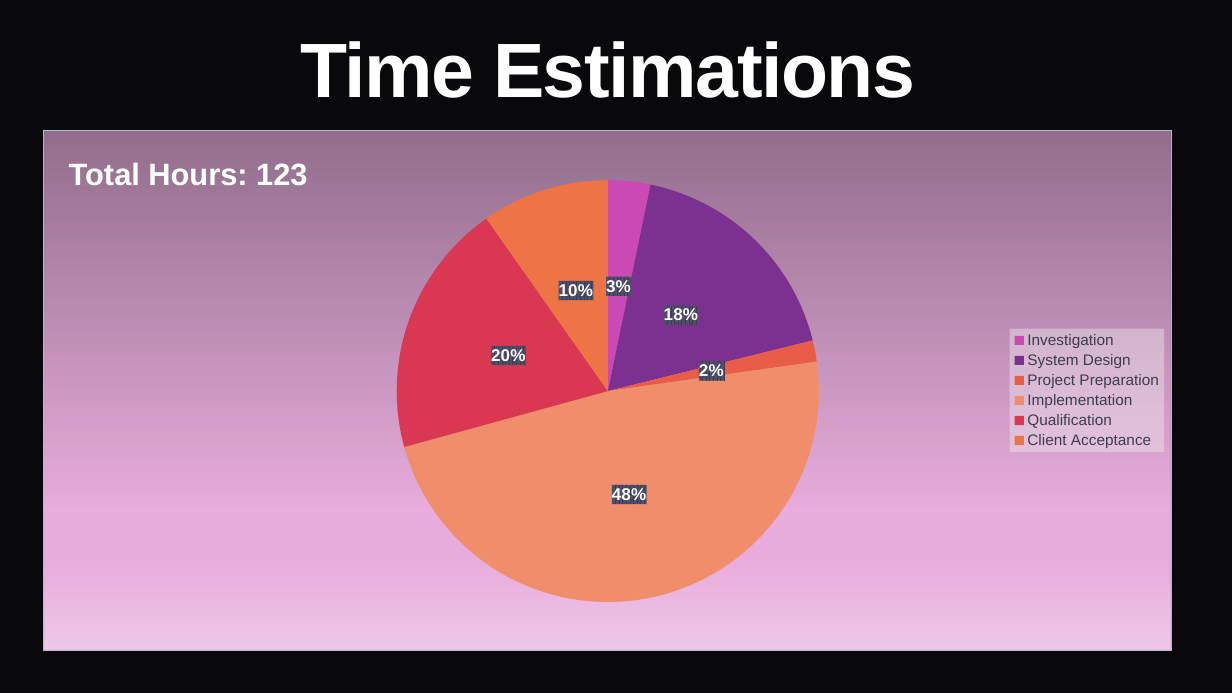
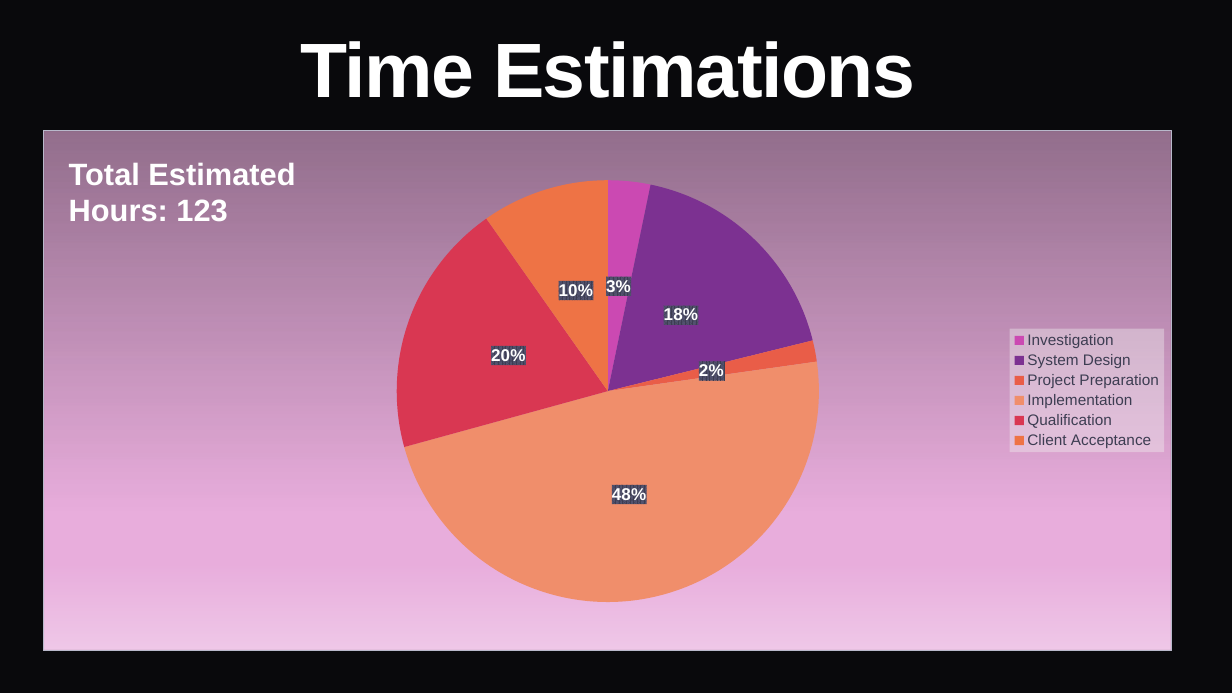
Before and after one commit to g2yoanivanov/ict-strypes-internship, a slide deck: slide 4 of 02_wbs_task/Internal_Task_Management_System.pptx. Drawn at 1232x693 pixels with LibreOffice and Linux fonts; fonts in the diff are those of the drawing. Boxes give left, top, right and bottom in pixels: in the first picture for what was removed or moved away, otherwise in the second. Text is boxed around its words. In the diff, an @@ line names an element or a change of style, - is before the commit and + after.

Commit message:
[WBS Task] Fixed text alignment in presentation

```diff
--- a/02_wbs_task/Internal_Task_Management_System.pptx
+++ b/02_wbs_task/Internal_Task_Management_System.pptx
@@ text at (69, 162, 295, 222): text changed @@
-Total Hours: 123
+Total Estimated Hours: 123
```
Also in this commit, not shown: 2 other slides changed.
